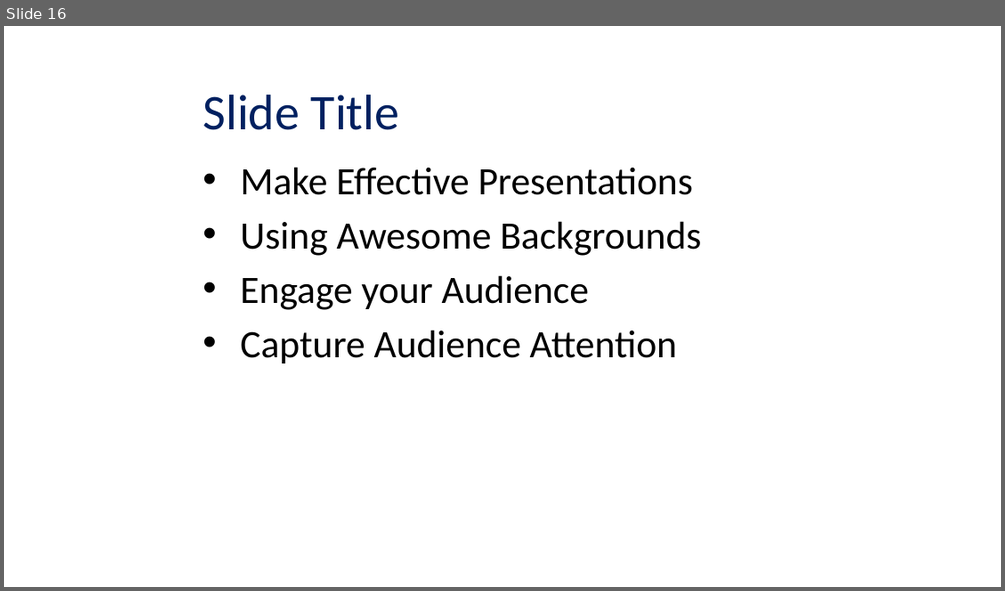
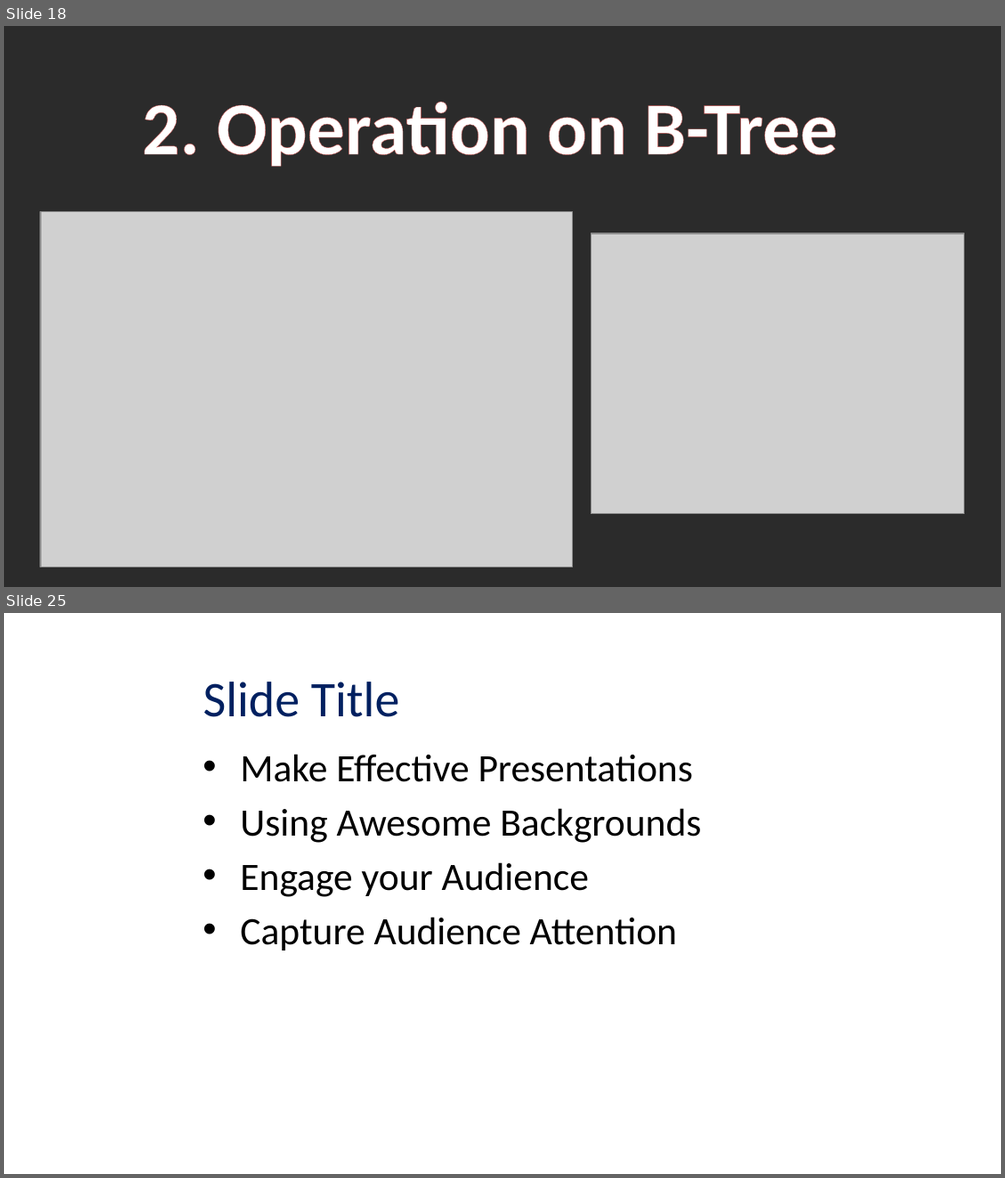
Before and after one commit to viettungvuong/Seminar, a slide deck: Seminar.pptx. Shown one above the other, each under a label of ours: slide 16 before the commit, slides 18 and 25 after it; the slides between them are not shown. The pictures are 1005x591 and 1005x1178 pixels, drawn with LibreOffice and Linux fonts; fonts in the diff are those of the drawing; grey boxes stand for pictures; background and template pictures are left out; a plain dark background stands for a picture behind light text. Boxes give left, top, right and bottom in pixels: in the first picture for what was removed or moved away, otherwise in the second. Text is boxed around its words. In the diff, an @@ line names an element or a change of style, - is before the commit and + after.

```diff
--- a/Seminar.pptx
+++ b/Seminar.pptx
@@ slide 18 added at [4,26,1001,587], background picture (left out) @@
@@ text added at [142,102,838,167], 54 pt, text #FFFFFF, bold @@
+2. Operation on B-Tree
@@ picture added at [40,211,574,566] @@
@@ picture added at [591,233,965,514] @@
@@ what was slide 16 is now slide 25 @@
```
Also in this commit, not shown: 8 other slides added.
